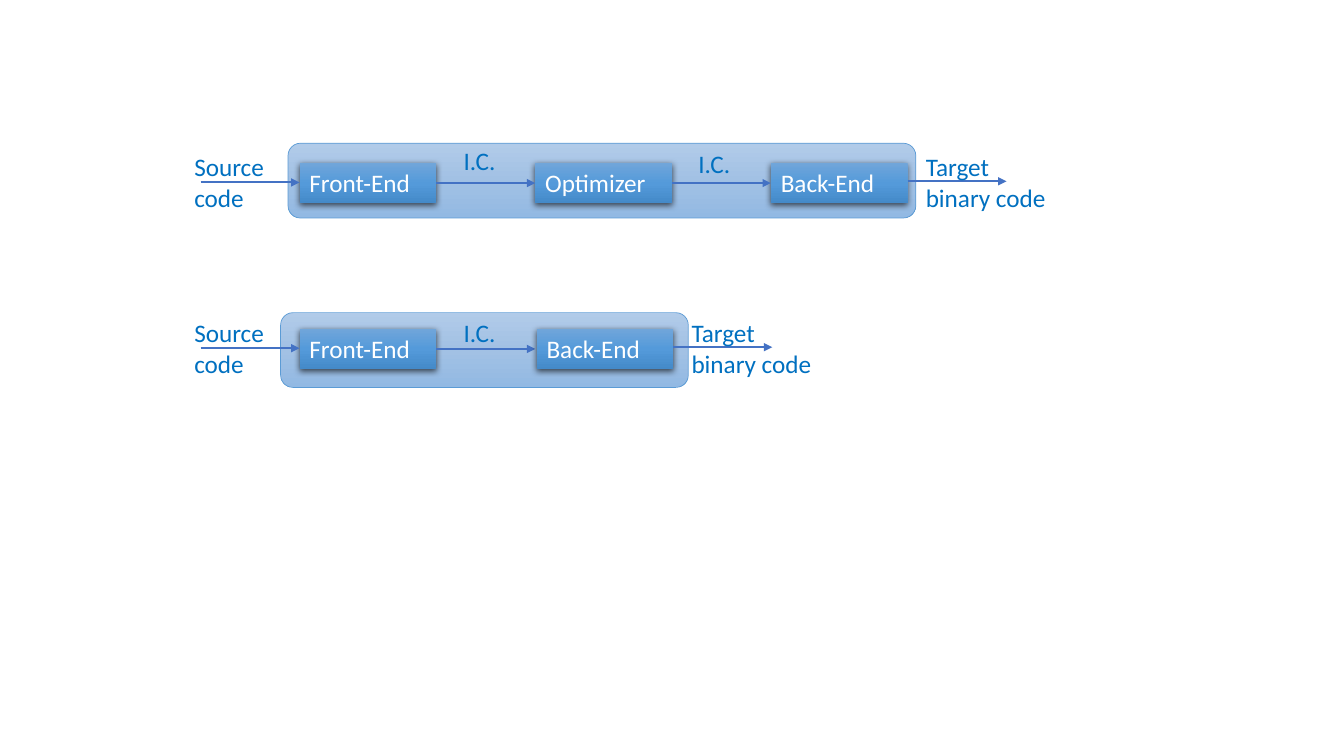
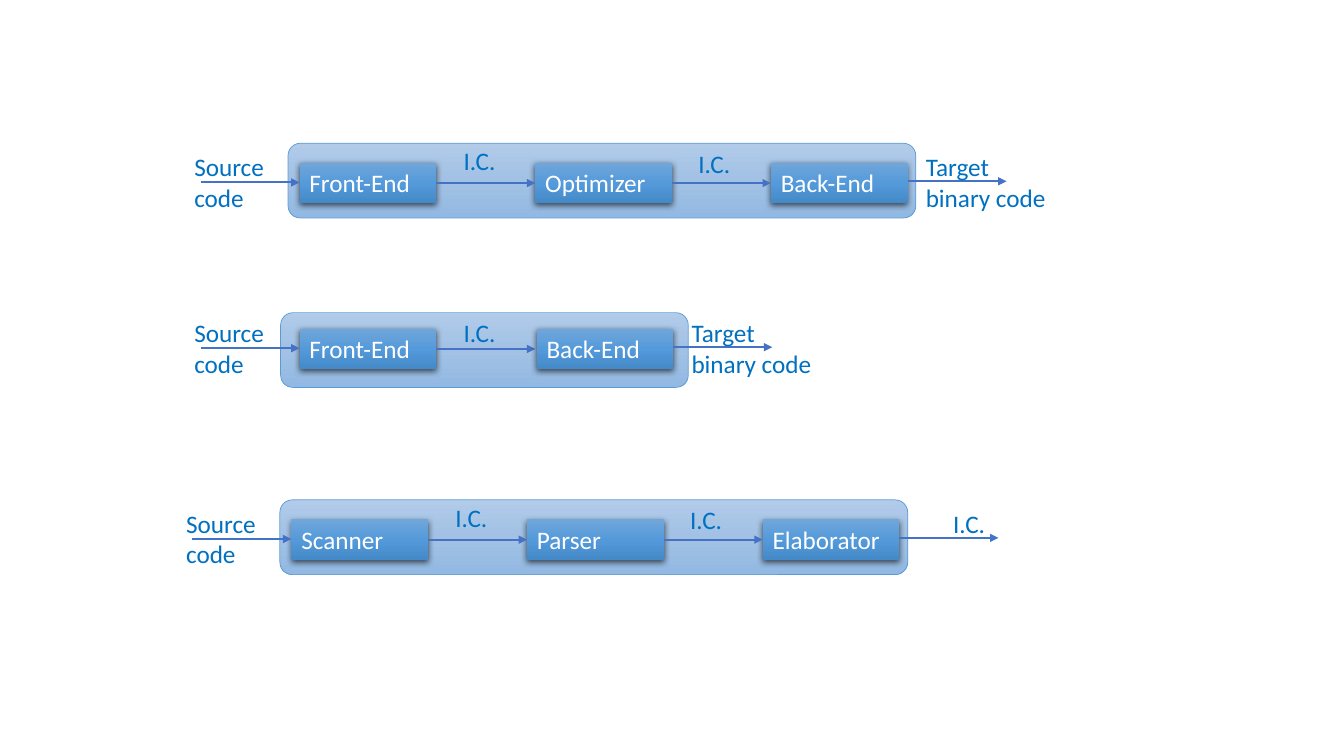
Before and after one commit to Typee-Language/Typee, a slide deck: slide 1 of _Global_Documentation/Picts/typee-design-all-figures.pptx. Drawn at 1344x756 pixels with LibreOffice and Linux fonts; fonts in the diff are those of the drawing. Boxes give left, top, right and bottom in pixels: in the first picture for what was removed or moved away, otherwise in the second. Text is boxed around its words. In the diff, an @@ line names an element or a change of style, - is before the commit and + after.

```diff
--- a/_Global_Documentation/Picts/typee-design-all-figures.pptx
+++ b/_Global_Documentation/Picts/typee-design-all-figures.pptx
@@ rounded rectangle added at [280,500,908,575], fill gradient #B1CBE9 to #A3C1E5 to #93B9E4, outline #5B9BD5 0.5 pt @@
@@ text added at [186,516,256,563], 18 pt, text #0070C0 @@
+Source code
@@ arrow added from (193, 539) to (291, 539), #4472C4 1.5 pt @@
@@ rectangle added at [291,519,429,560], fill gradient #71A6DB to #559BDB to #448ACA, 18 pt, text #FFFFFF @@
+Scanner
@@ arrow added from (429, 539) to (527, 539), #4472C4 1.5 pt @@
@@ text added at [455,510,487,527], 18 pt, text #0070C0 @@
+I.C.
@@ rectangle added at [527,519,664,560], fill gradient #71A6DB to #559BDB to #448ACA, 18 pt, text #FFFFFF @@
+Parser
@@ arrow added from (664, 539) to (763, 539), #4472C4 1.5 pt @@
@@ text added at [690,512,722,529], 18 pt, text #0070C0 @@
+I.C.
@@ rectangle added at [763,519,900,560], fill gradient #71A6DB to #559BDB to #448ACA, 18 pt, text #FFFFFF @@
+Elaborator
@@ arrow added from (899, 538) to (998, 538), #4472C4 1.5 pt @@
@@ text added at [953,516,985,539], 18 pt, text #0070C0 @@
+I.C.
```
Also in this commit, not shown: 1 slide added, 4 other files.
